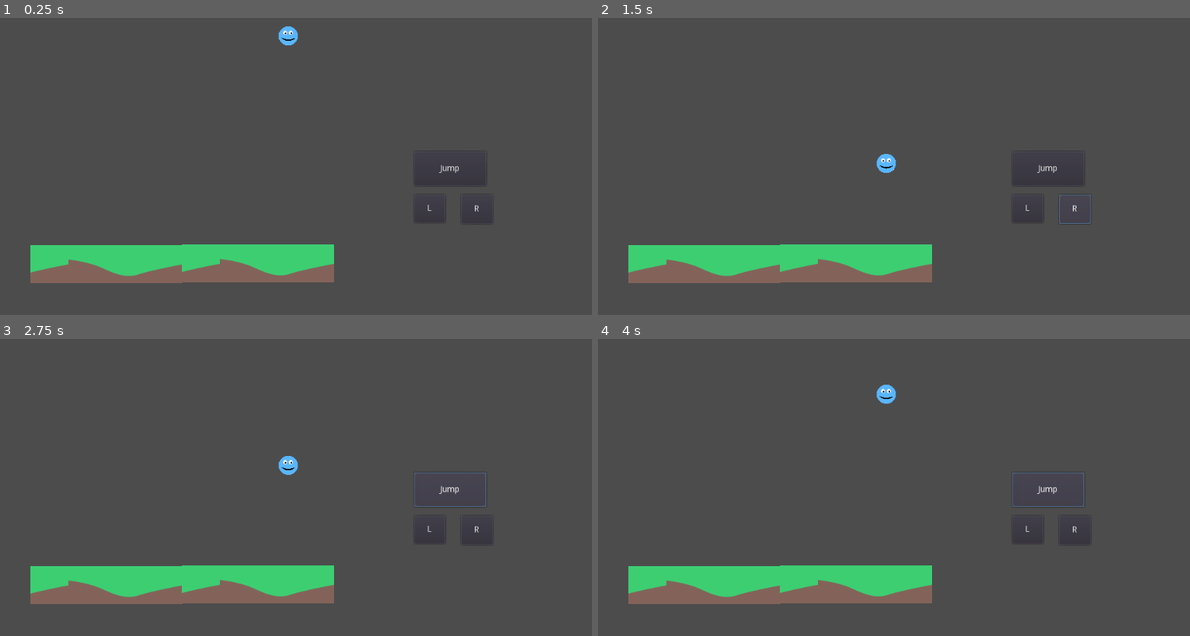
Above: before the commit, frames 1-4 (two rows, left to right).
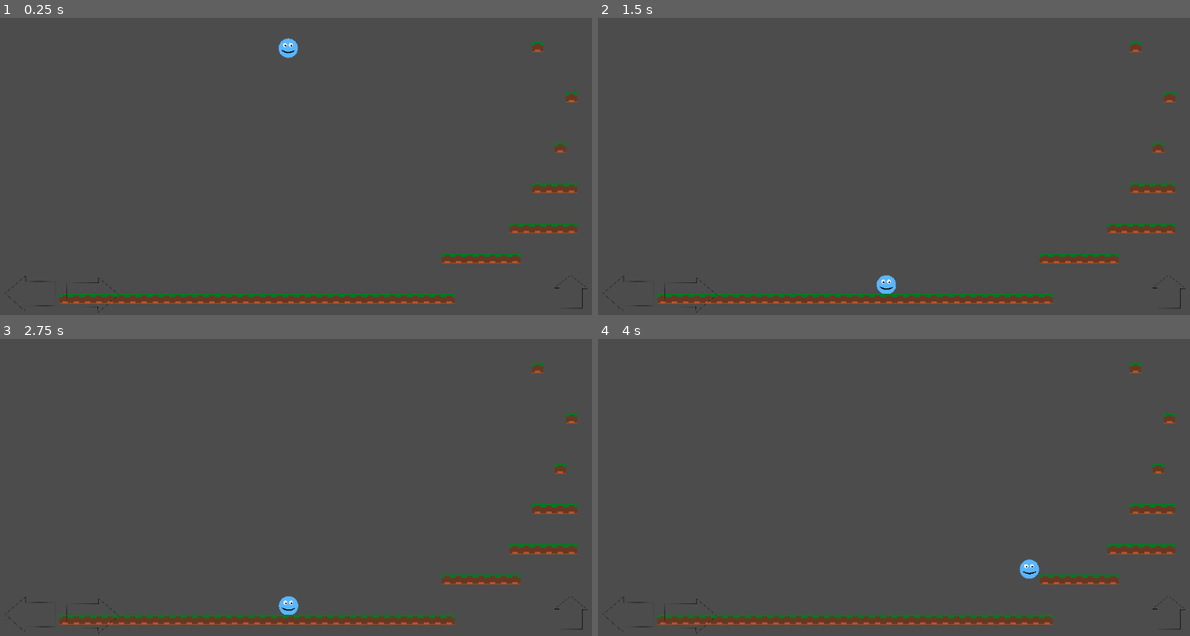
Above: after the commit, the same moments.

Repository: mitchdmarino/IceHot_2D_platform
Game: Godot game, scene res://Main.tscn
The game is run twice, just before and just after one commit, with the same random seed, the same clock (stepped at 60 frames per second) and the same inputs.
Inputs (mouse positions are in pixels of both pictures, inside the frame that each line leads up to):
- Up to frame 1 (0.25 s): no input
- Up to frame 2 (1.5 s): click (1030, 208) at 0.5 s, where only the run before the commit has a clickable "L"; click (1077, 208) at 1.25 s, where only the run before the commit has a clickable "R"
- Up to frame 3 (2.75 s): click (449, 490) at 2 s, where only the run before the commit has a clickable "Jump"
- Up to frame 4 (4 s): hold Up (ui_up) 2.78-3.53 s; hold Right (ui_right) from 2.78 s (still down); tap Up (ui_up) at 3.6, 3.77 s

The runs differ from the first frame. In frame 1, 10% of the frame differs, in the area x 0-100%, y 2-100%; in frame 2, 11%; in frame 3, 11%; in frame 4, 11%, in the area x 0-100%, y 7-100%.

Commit message:
Adds new tile, fully functioning touch buttons and movement with gravity

Diff:
--- a/HUD.gd
+++ b/HUD.gd
@@ -19,23 +19,17 @@
 #func _process(delta):
 #	pass
 
+func _on_JumpButton_pressed():
+	emit_signal("jump")
 
-func _on_LeftButton_button_down():
+func _on_LeftButton_pressed():
 	emit_signal("move_left")
 
+func _on_LeftButton_released():
+	emit_signal("stop_move_left")
 
-func _on_RightButton_button_down():
+func _on_RightButton_pressed():
 	emit_signal("move_right")
 
-
-
-func _on_LeftButton_button_up():
-	emit_signal("stop_move_left")
-
-
-func _on_RightButton_button_up():
+func _on_RightButton_released():
 	emit_signal("stop_move_right")
-
-
-func _on_JumpButton_button_down():
-	emit_signal("jump")
--- a/HUD.tscn
+++ b/HUD.tscn
@@ -1,38 +1,33 @@
-[gd_scene load_steps=2 format=2]
+[gd_scene load_steps=6 format=2]
 
 [ext_resource path="res://HUD.gd" type="Script" id=1]
+[ext_resource path="res://art/ui_arrows_left.png" type="Texture" id=2]
+[ext_resource path="res://art/ui_arrows_right.png" type="Texture" id=3]
+[ext_resource path="res://art/ui_arrows_up.png" type="Texture" id=4]
+
+[sub_resource type="CanvasItemMaterial" id=1]
 
 [node name="HUD" type="CanvasLayer"]
 script = ExtResource( 1 )
 
-[node name="LeftButton" type="Button" parent="."]
-anchor_top = 0.096
-anchor_right = 0.241
-anchor_bottom = 0.151
-margin_left = 711.0
-margin_top = 339.4
-margin_right = 516.216
-margin_bottom = 353.4
-text = "L"
+[node name="LeftButton" type="TouchScreenButton" parent="."]
+material = SubResource( 1 )
+position = Vector2( 20, 532 )
+scale = Vector2( 0.208238, 0.199359 )
+normal = ExtResource( 2 )
 
-[node name="RightButton" type="Button" parent="."]
-anchor_right = 0.016
-anchor_bottom = 0.027
-margin_left = 790.0
-margin_top = 397.0
-margin_right = 826.616
-margin_bottom = 429.8
-text = "R"
+[node name="RightButton" type="TouchScreenButton" parent="."]
+position = Vector2( 122, 535 )
+scale = Vector2( 0.213793, 0.2 )
+normal = ExtResource( 3 )
 
-[node name="JumpButton" type="Button" parent="."]
-margin_left = 711.0
-margin_top = 324.0
-margin_right = 832.0
-margin_bottom = 382.0
-text = "Jump"
+[node name="JumpButton" type="TouchScreenButton" parent="."]
+position = Vector2( 947, 531 )
+scale = Vector2( 0.135804, 0.225108 )
+normal = ExtResource( 4 )
 
-[connection signal="button_down" from="LeftButton" to="." method="_on_LeftButton_button_down"]
-[connection signal="button_up" from="LeftButton" to="." method="_on_LeftButton_button_up"]
-[connection signal="button_down" from="RightButton" to="." method="_on_RightButton_button_down"]
-[connection signal="button_up" from="RightButton" to="." method="_on_RightButton_button_up"]
-[connection signal="button_down" from="JumpButton" to="." method="_on_JumpButton_button_down"]
+[connection signal="pressed" from="LeftButton" to="." method="_on_LeftButton_pressed"]
+[connection signal="released" from="LeftButton" to="." method="_on_LeftButton_released"]
+[connection signal="pressed" from="RightButton" to="." method="_on_RightButton_pressed"]
+[connection signal="released" from="RightButton" to="." method="_on_RightButton_released"]
+[connection signal="pressed" from="JumpButton" to="." method="_on_JumpButton_pressed"]
--- a/IcePlayer.gd
+++ b/IcePlayer.gd
@@ -1,10 +1,13 @@
-extends RigidBody2D
+extends KinematicBody2D
 
 
 # Declare member variables here. Examples:
 # var a = 2
 # var b = "text"
-export var speed = 400
+export var speed = 200
+var jump_speed = 400
+var gravity = 800
+var velocity = Vector2()
 var screen_size
 var moveLeft = false
 var moveRight = false
@@ -14,19 +17,19 @@
 func _ready():
 	screen_size = get_viewport_rect().size
 
+func get_input(delta):
+	velocity.x = 0
+	if moveRight or Input.is_action_pressed("ui_right"):
+		velocity.x +=speed
+	if moveLeft or Input.is_action_pressed("ui_left"):
+		velocity.x -=speed
+	if jump or Input.is_action_pressed("ui_up"):
+		if is_on_floor():
+			velocity.y -= jump_speed
+	#gravity
+	velocity.y += gravity * delta
+	velocity = move_and_slide(velocity, Vector2.UP)
 
-func _process(delta):
+func _physics_process(delta):
 	# Check for input
-	var velocity = Vector2.ZERO
-	if moveLeft:
-		velocity.x -=1
-	if moveRight:
-		velocity.x +=1
-	if jump:
-		velocity.y -=1
-	if velocity.length() > 0:
-		velocity = velocity.normalized() * speed
-
-	position += velocity * delta
-	position.x = clamp(position.x, 0, screen_size.x)
-	position.y = clamp(position.y, 0, screen_size.y)
+	get_input(delta)
--- a/IcePlayer.tscn
+++ b/IcePlayer.tscn
@@ -1,17 +1,13 @@
-[gd_scene load_steps=5 format=2]
+[gd_scene load_steps=4 format=2]
 
 [ext_resource path="res://art/IceSprite.png" type="Texture" id=1]
 [ext_resource path="res://IcePlayer.gd" type="Script" id=2]
 
-[sub_resource type="PhysicsMaterial" id=2]
-
 [sub_resource type="CircleShape2D" id=1]
 radius = 16.0312
 
-[node name="IcePlayer" type="RigidBody2D"]
+[node name="IcePlayer" type="KinematicBody2D"]
 position = Vector2( 460, 256 )
-physics_material_override = SubResource( 2 )
-gravity_scale = 2.13
 script = ExtResource( 2 )
 __meta__ = {
 "_edit_group_": true
--- a/Main.gd
+++ b/Main.gd
@@ -30,5 +30,5 @@
 
 func _on_HUD_jump():
 	$IcePlayer.jump = true
-	yield(get_tree().create_timer(1), "timeout")
+	yield(get_tree().create_timer(0.3), "timeout")
 	$IcePlayer.jump = false
--- a/Main.tscn
+++ b/Main.tscn
@@ -8,16 +8,18 @@
 [node name="Main" type="Node"]
 script = ExtResource( 4 )
 
-[node name="TileMap" parent="." instance=ExtResource( 2 )]
-position = Vector2( 193, 546 )
-
-[node name="TileMap2" parent="." instance=ExtResource( 2 )]
-position = Vector2( 448, 545 )
-
 [node name="IcePlayer" parent="." instance=ExtResource( 1 )]
 position = Vector2( 499, 123 )
 
 [node name="HUD" parent="." instance=ExtResource( 3 )]
+
+[node name="Floor" parent="." instance=ExtResource( 2 )]
+position = Vector2( 114, 581 )
+tile_data = PoolIntArray( -3, 1, 0, -2, 6, 0, -1, 6, 0, -65536, 536870912, 0, -65535, 536870912, 0, -65534, 0, 0, -65533, 536870912, 0, -65532, 0, 0, -65531, 536870912, 0, -65530, 536870912, 0, -65529, 536870912, 0, -65528, 536870912, 0, -65527, 536870912, 0, -65526, 536870912, 0, -65525, 536870912, 0, -65524, 536870912, 0, -65523, 536870912, 0, -65522, 536870912, 0, -65521, 536870912, 0, -65520, 536870912, 0, -65519, 536870912, 0, -65518, 536870912, 0, -65517, 536870912, 0, -65516, 536870912, 0, -65515, 536870912, 0, -65514, 536870912, 0, -65513, 536870912, 0, -65512, 536870912, 0, -65511, 536870912, 0, -65510, 536870912, 0, -65509, 536870912, 0, -65508, 536870912, 0, -65507, 536870912, 0, -65506, 536870912, 0, -65505, 536870912, 0, -65504, 536870912, 0, -65503, 536870912, 0, -65502, 536870912, 0 )
+
+[node name="FloatingPlatform" parent="." instance=ExtResource( 2 )]
+position = Vector2( 757, 513 )
+tile_data = PoolIntArray( -1441784, 536870912, 0, -1114101, 536870912, 0, -786422, 536870912, 0, -524280, 536870912, 0, -524279, 536870912, 0, -524278, 536870912, 0, -524277, 536870912, 0, -262138, 536870912, 0, -262137, 536870912, 0, -262136, 536870912, 0, -262135, 536870912, 0, -262134, 536870912, 0, -262133, 536870912, 0, -3, 1, 0, -2, 6, 0, -1, 6, 0, -65536, 0, 0, -65535, 536870912, 0, -65534, 0, 0, -65533, 536870912, 0, -65532, 0, 0, -65531, 536870912, 0, -65530, 536870912, 0 )
 
 [connection signal="jump" from="HUD" to="." method="_on_HUD_jump"]
 [connection signal="move_left" from="HUD" to="." method="_on_HUD_move_left"]
--- a/TileMap.tscn
+++ b/TileMap.tscn
@@ -1,86 +1,36 @@
-[gd_scene load_steps=6 format=2]
+[gd_scene load_steps=4 format=2]
 
-[ext_resource path="res://art/Tiles.png" type="Texture" id=1]
+[ext_resource path="res://art/FireIce_tilemap3..png" type="Texture" id=1]
 
-[sub_resource type="ConvexPolygonShape2D" id=1]
-points = PoolVector2Array( 64, 64, 0, 64, 0, 0, 64, 0 )
-
-[sub_resource type="ConvexPolygonShape2D" id=2]
-points = PoolVector2Array( 64, 64, 0, 64, 0, 0, 64, 0 )
-
-[sub_resource type="ConvexPolygonShape2D" id=3]
-points = PoolVector2Array( 64, 64, 0, 64, 0, 0, 64, 0 )
+[sub_resource type="ConvexPolygonShape2D" id=5]
+points = PoolVector2Array( 18.9738, 17, 0, 17, 0.232498, 1.41829, 18.9671, 1.09528 )
 
 [sub_resource type="TileSet" id=4]
-0/name = "Tiles.png 0"
+0/name = "FireIce_tilemap3..png 0"
 0/texture = ExtResource( 1 )
 0/tex_offset = Vector2( 0, 0 )
 0/modulate = Color( 1, 1, 1, 1 )
-0/region = Rect2( 288, 64, 64, 64 )
+0/region = Rect2( 24, 15, 19, 17 )
 0/tile_mode = 0
 0/occluder_offset = Vector2( 0, 0 )
 0/navigation_offset = Vector2( 0, 0 )
 0/shape_offset = Vector2( 0, 0 )
 0/shape_transform = Transform2D( 1, 0, 0, 1, 0, 0 )
-0/shape = SubResource( 1 )
+0/shape = SubResource( 5 )
 0/shape_one_way = false
 0/shape_one_way_margin = 1.0
 0/shapes = [ {
 "autotile_coord": Vector2( 0, 0 ),
 "one_way": false,
 "one_way_margin": 1.0,
-"shape": SubResource( 1 ),
+"shape": SubResource( 5 ),
 "shape_transform": Transform2D( 1, 0, 0, 1, 0, 0 )
 } ]
 0/z_index = 0
-1/name = "Tiles.png 1"
-1/texture = ExtResource( 1 )
-1/tex_offset = Vector2( 0, 0 )
-1/modulate = Color( 1, 1, 1, 1 )
-1/region = Rect2( 352, 64, 64, 64 )
-1/tile_mode = 0
-1/occluder_offset = Vector2( 0, 0 )
-1/navigation_offset = Vector2( 0, 0 )
-1/shape_offset = Vector2( 0, 0 )
-1/shape_transform = Transform2D( 1, 0, 0, 1, 0, 0 )
-1/shape = SubResource( 2 )
-1/shape_one_way = false
-1/shape_one_way_margin = 1.0
-1/shapes = [ {
-"autotile_coord": Vector2( 0, 0 ),
-"one_way": false,
-"one_way_margin": 1.0,
-"shape": SubResource( 2 ),
-"shape_transform": Transform2D( 1, 0, 0, 1, 0, 0 )
-} ]
-1/z_index = 0
-2/name = "Tiles.png 2"
-2/texture = ExtResource( 1 )
-2/tex_offset = Vector2( 0, 0 )
-2/modulate = Color( 1, 1, 1, 1 )
-2/region = Rect2( 416, 64, 64, 64 )
-2/tile_mode = 0
-2/occluder_offset = Vector2( 0, 0 )
-2/navigation_offset = Vector2( 0, 0 )
-2/shape_offset = Vector2( 0, 0 )
-2/shape_transform = Transform2D( 1, 0, 0, 1, 0, 0 )
-2/shape = SubResource( 3 )
-2/shape_one_way = false
-2/shape_one_way_margin = 1.0
-2/shapes = [ {
-"autotile_coord": Vector2( 0, 0 ),
-"one_way": false,
-"one_way_margin": 1.0,
-"shape": SubResource( 3 ),
-"shape_transform": Transform2D( 1, 0, 0, 1, 0, 0 )
-} ]
-2/z_index = 0
 
 [node name="TileMap" type="TileMap"]
 position = Vector2( 459, 299 )
 tile_set = SubResource( 4 )
+cell_size = Vector2( 19, 17 )
 format = 1
-tile_data = PoolIntArray( -2, 2, 0, -1, 0, 0, -65536, 1, 0, -65535, 2, 0 )
-__meta__ = {
-"_edit_lock_": true
-}
+tile_data = PoolIntArray( -3, 1, 0, -2, 6, 0, -1, 6, 0, -65536, 0, 0, -65535, 536870912, 0, -65534, 0, 0, -65533, 536870912, 0, -65532, 0, 0, -65531, 536870912, 0, -65530, 536870912, 0 )
--- a/project.godot
+++ b/project.godot
@@ -14,9 +14,17 @@
 run/main_scene="res://Main.tscn"
 config/icon="res://icon.png"
 
+[global]
+
+touch=false
+
 [gui]
 
 common/drop_mouse_on_gui_input_disabled=true
+
+[input_devices]
+
+pointing/emulate_touch_from_mouse=true
 
 [physics]
 
Binary file added: art/FireIce_tilemap..png
Not shown, added: art/FireIce_tilemap..png.import
Binary file added: art/FireIce_tilemap2..png
Not shown, added: art/FireIce_tilemap2..png.import
Binary file added: art/FireIce_tilemap3..png
Not shown, added: art/FireIce_tilemap3..png.import
Binary file added: art/ui_arrows.png
Not shown, added: art/ui_arrows.png.import
Binary file added: art/ui_arrows_left.png
Not shown, added: art/ui_arrows_left.png.import
Binary file added: art/ui_arrows_right.png
Not shown, added: art/ui_arrows_right.png.import
(and 4 more such lines)
